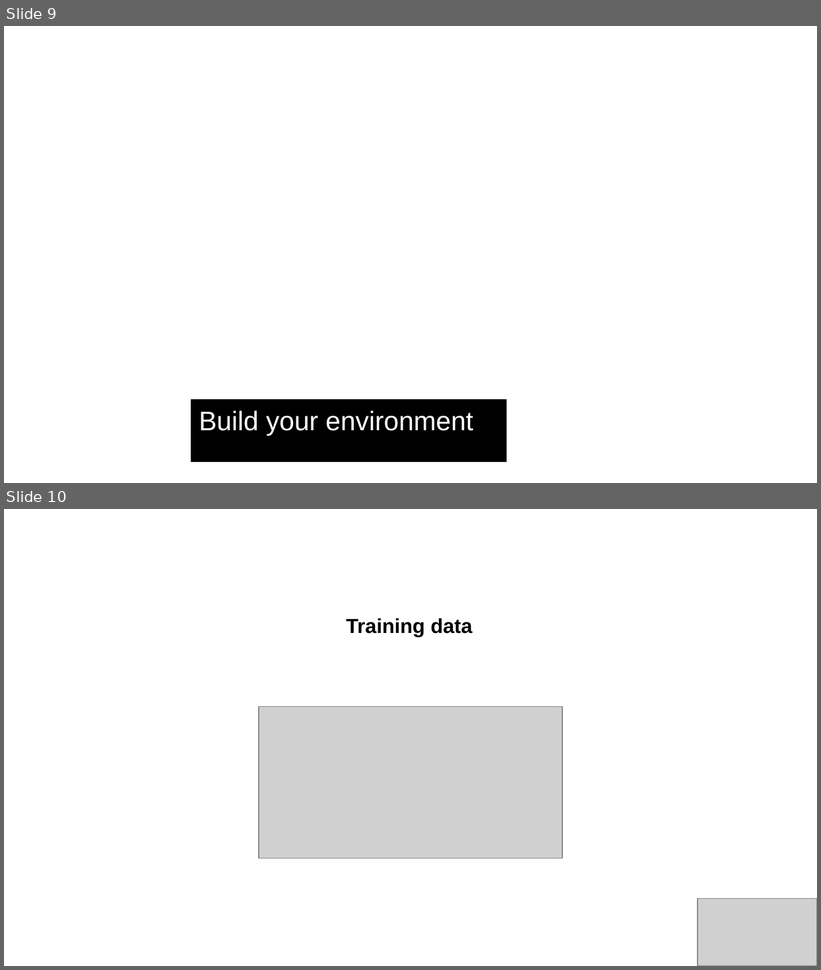
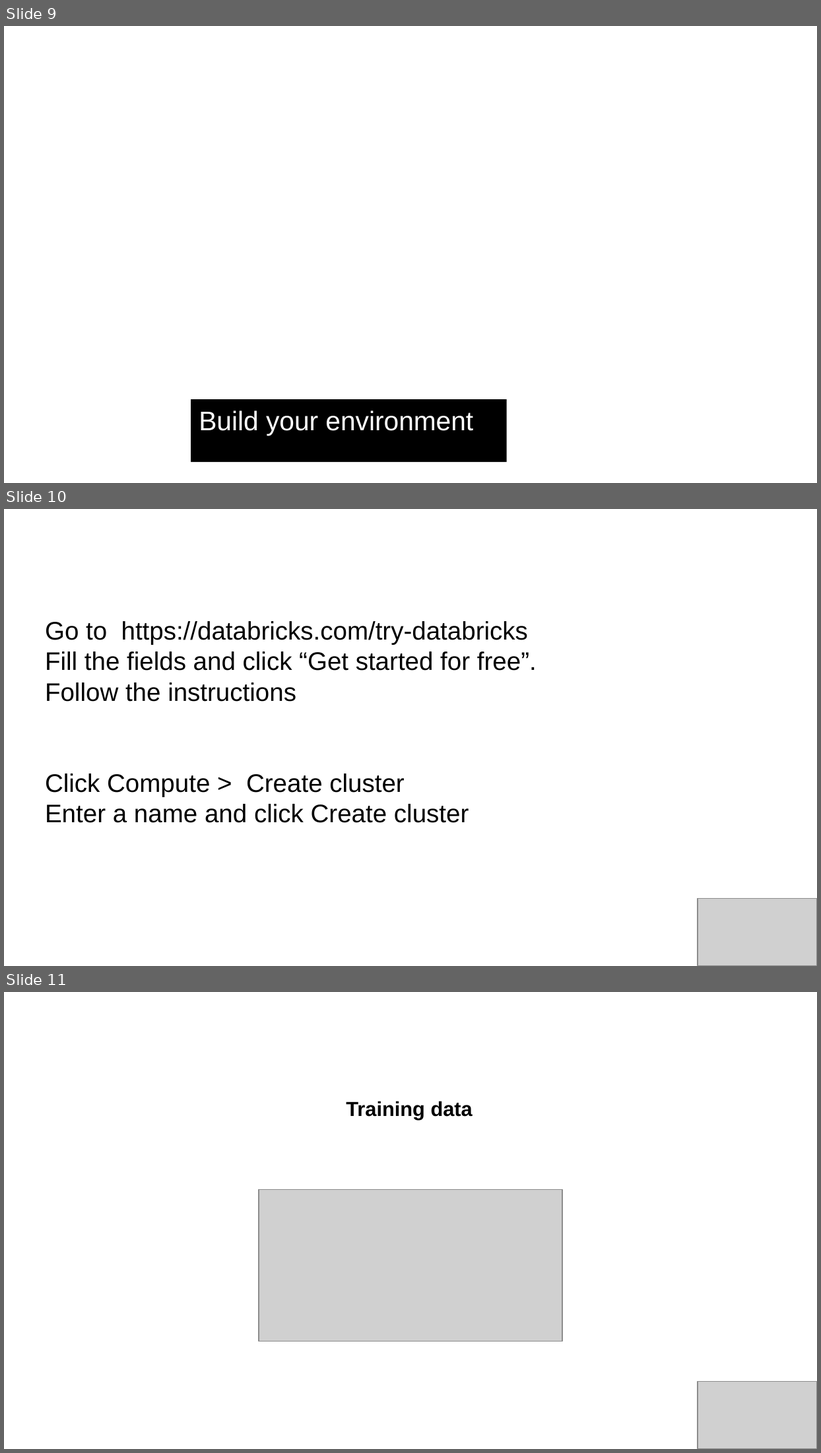
Before and after one commit to NastasiaSaby/ml_introduction, a slide deck: Introduction to ML.odp. Shown one above the other, each under a label of ours: slides 9 and 10 before the commit, slides 9, 10 and 11 after it. The pictures are 821x970 and 821x1453 pixels, drawn with LibreOffice and Linux fonts; fonts in the diff are those of the drawing; grey boxes stand for pictures; background and template pictures are left out. Boxes give left, top, right and bottom in pixels: in the first picture for what was removed or moved away, otherwise in the second. Text is boxed around its words. In the diff, an @@ line names an element or a change of style, - is before the commit and + after.

```diff
--- a/Introduction to ML.odp
+++ b/Introduction to ML.odp
@@ slide 10 added at [4,509,817,966], background #FFFFFF @@
@@ text added at [45,621,537,823], 22.5 pt, text #000000 @@
+Go to https://databricks.com/try-databricks
+Fill the fields and click “Get started for free”.
+Follow the instructions
+Click Compute > Create cluster
+Enter a name and click Create cluster
@@ picture added at [698,899,817,966] @@
@@ what was slide 10 is now slide 11 @@
```
Also in this commit, not shown: 1 slide changed, 2 other slides added.
